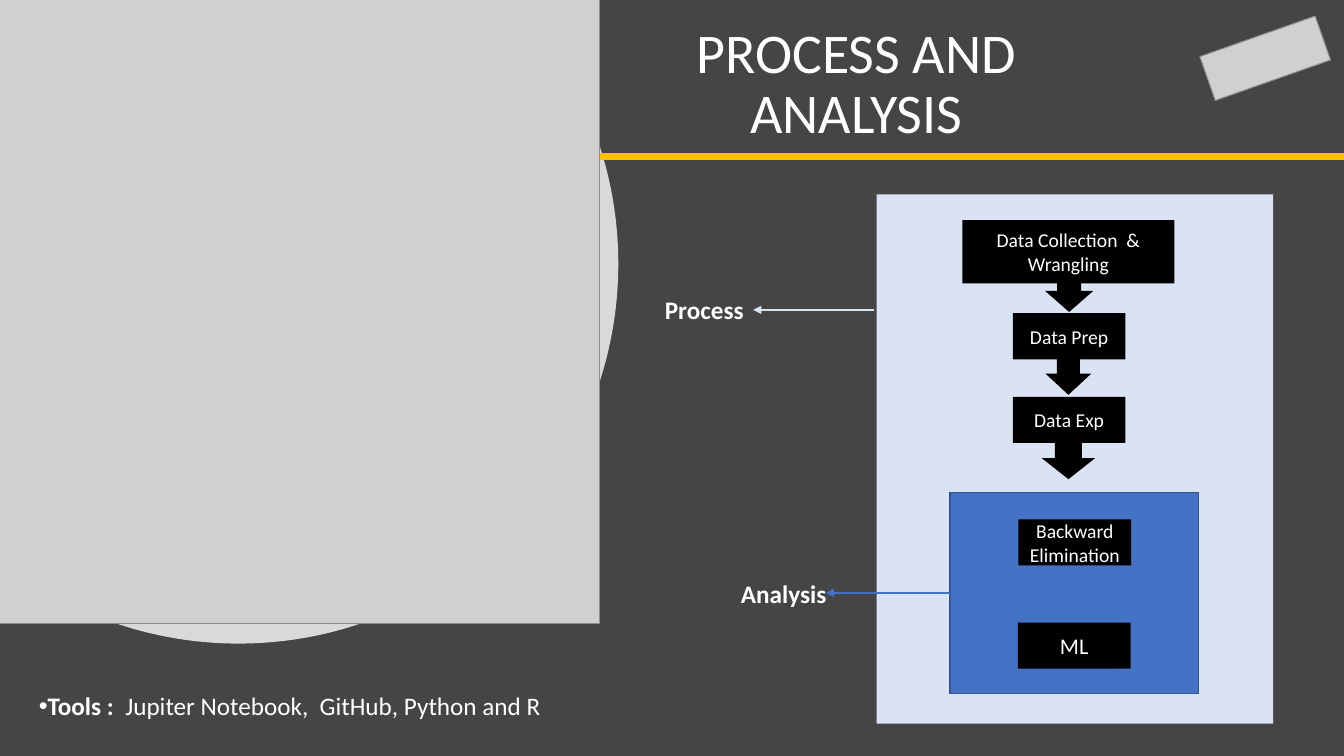
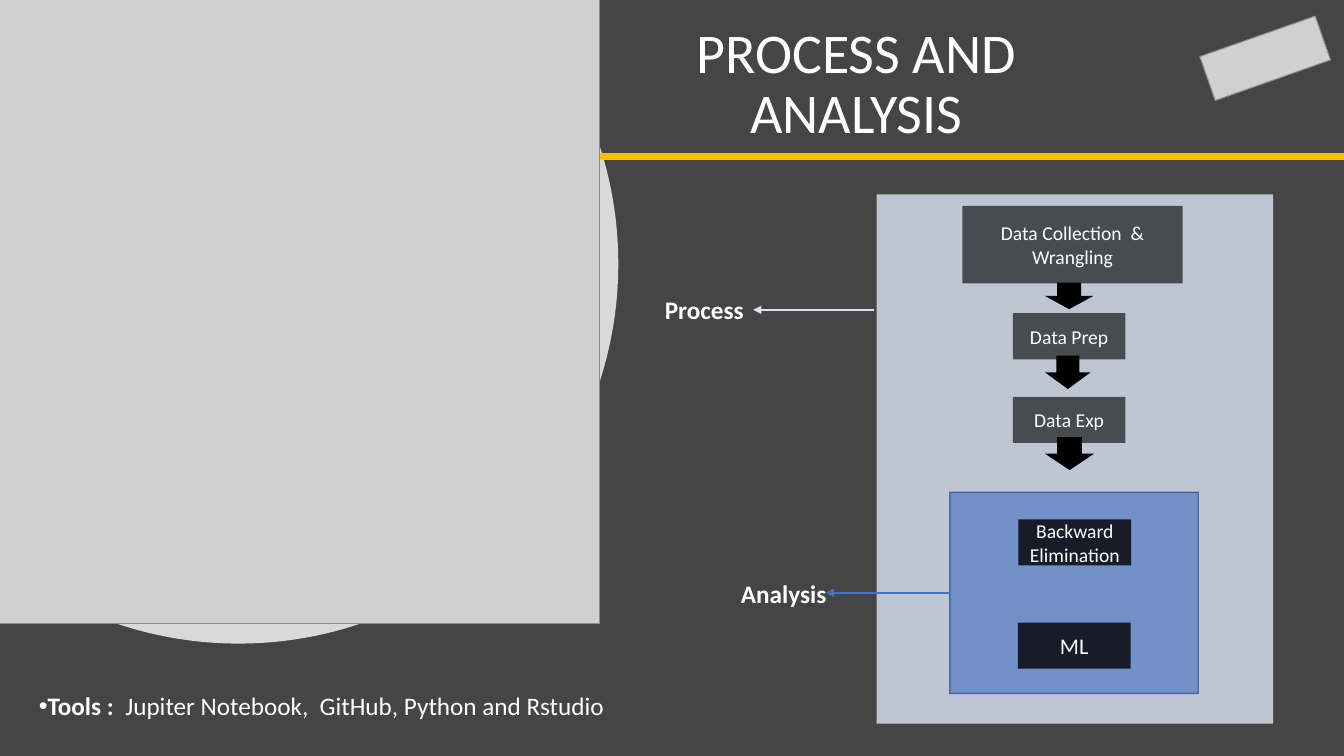
Before and after one commit to MrAshTag/Drone_Faults_Anomaly_Detection, a slide deck: slide 6 of Drone_Faults_and_Anomaly_detection.pptx. Drawn at 1344x756 pixels with LibreOffice and Linux fonts; fonts in the diff are those of the drawing; grey boxes stand for pictures. Boxes give left, top, right and bottom in pixels: in the first picture for what was removed or moved away, otherwise in the second. Text is boxed around its words. In the diff, an @@ line names an element or a change of style, - is before the commit and + after.

```diff
--- a/Drone_Faults_and_Anomaly_detection.pptx
+++ b/Drone_Faults_and_Anomaly_detection.pptx
@@ rectangle at <box>877,195,1273,724</box>: fill #DAE3F3 to #DAE3F3 at 82% opacity @@
@@ fill #000000 to #000000 at 62% opacity in 3 elements at <box>1013,397,1126,444</box>, <box>1013,314,1126,360</box>, <box>963,206,1183,283</box> @@
@@ rectangle "Data Collection & Wrangling": place and size @@
-rectangle "Data Collection & Wrangling" at <box>963,220,1175,283</box>
+rectangle "Data Collection & Wrangling" at <box>963,206,1183,283</box>
@@ down arrow: place and size @@
-down arrow at <box>1046,270,1094,313</box>
+down arrow at <box>1046,282,1094,309</box>
@@ down arrow: place and size @@
-down arrow at <box>1046,353,1091,395</box>
+down arrow at <box>1046,356,1091,389</box>
@@ down arrow: place and size @@
-down arrow at <box>1042,437,1095,479</box>
+down arrow at <box>1046,438,1095,471</box>
@@ rectangle at <box>950,492,1198,694</box>: fill #4472C4 to #4472C4 at 62% opacity @@
@@ rectangle "Backward Elimination" at <box>1018,519,1131,566</box>: fill #000000 to #000000 at 80% opacity @@
@@ rectangle "ML" at <box>1018,623,1131,669</box>: fill #000000 to #000000 at 80% opacity @@
@@ text at <box>48,697,604,719</box>: text changed @@
-• Tools : Jupiter Notebook, GitHub, Python and R
+• Tools : Jupiter Notebook, GitHub, Python and Rstudio
```
Also in this commit, not shown: 7 other slides changed.
